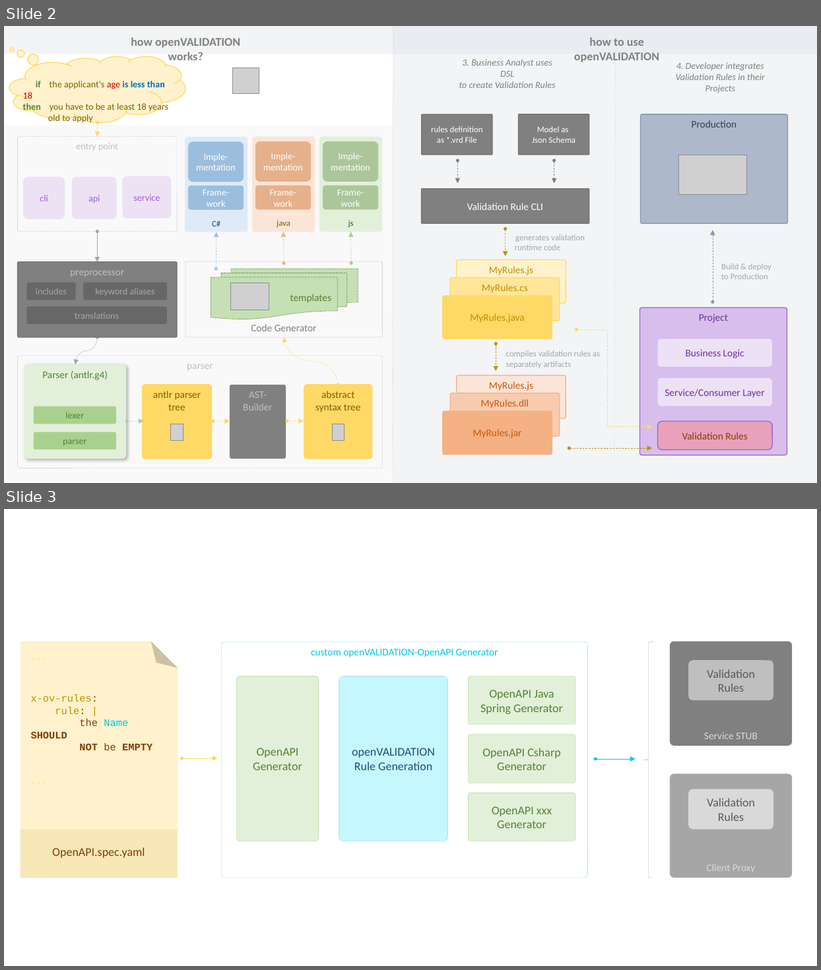
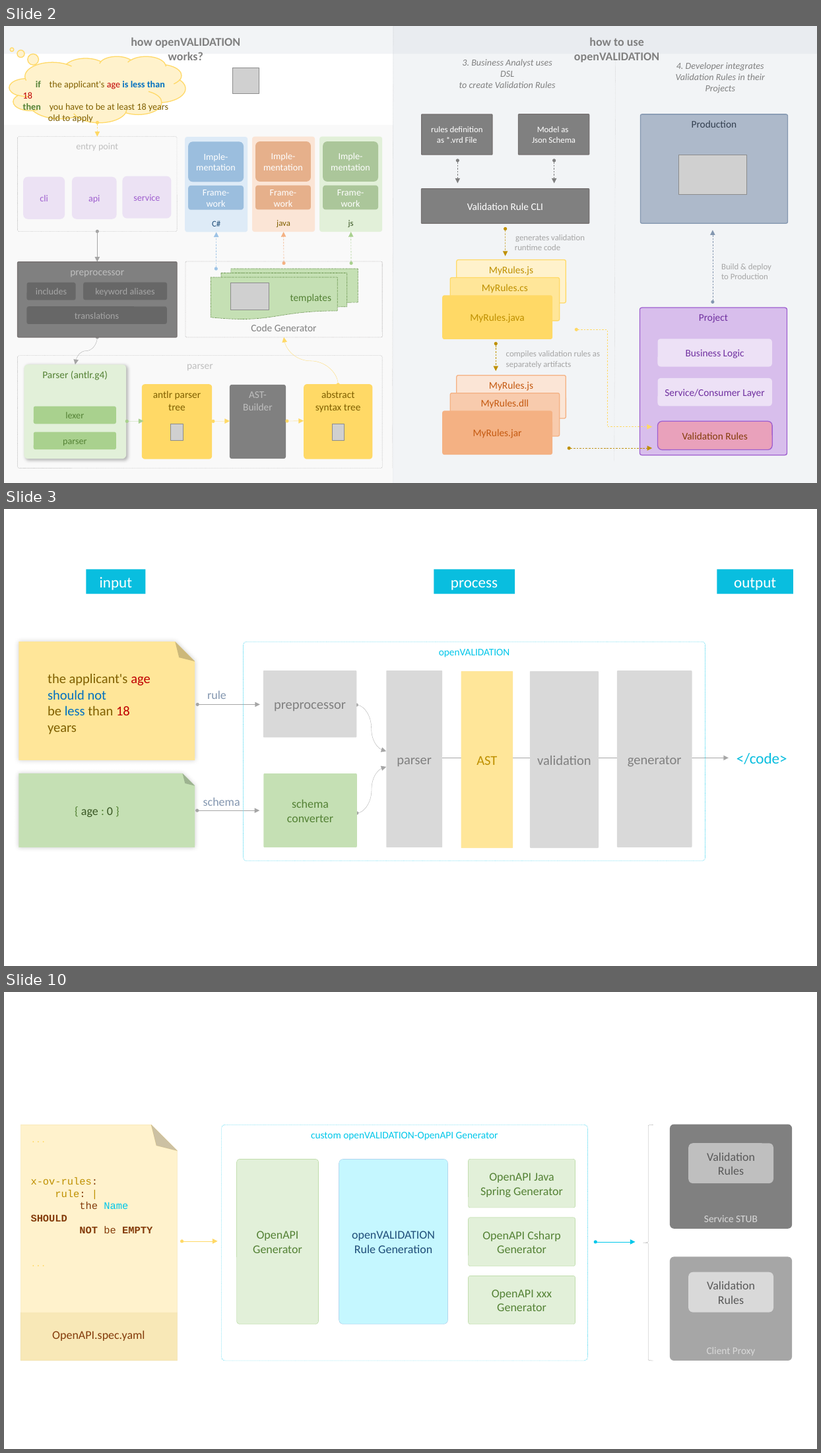
Before and after one commit to openvalidation/openvalidation, a slide deck: docs/ci/Architecture.pptx. Shown one above the other, each under a label of ours: slides 2 and 3 before the commit, slides 2, 3 and 10 after it; the slides between them are not shown. The pictures are 821x970 and 821x1453 pixels, drawn with LibreOffice and Linux fonts; fonts in the diff are those of the drawing; grey boxes stand for pictures. Boxes give left, top, right and bottom in pixels: in the first picture for what was removed or moved away, otherwise in the second. Text is boxed around its words. In the diff, an @@ line names an element or a change of style, - is before the commit and + after.

```diff
--- a/docs/ci/Architecture.pptx
+++ b/docs/ci/Architecture.pptx
@@ slide 3 added at box(4, 509, 817, 966), background #FFFFFF @@
@@ rectangle added at box(86, 569, 146, 593), fill #09BEDF, 18 pt, text #FFFFFF @@
+input
@@ rectangle added at box(434, 569, 516, 593), fill #09BEDF, 18 pt, text #FFFFFF @@
+process
@@ rectangle added at box(717, 569, 793, 593), fill #09BEDF, 18 pt, text #FFFFFF @@
+output
@@ folded corner added at box(19, 642, 195, 760), fill #FFE699 @@
@@ text added at box(48, 674, 150, 735), 16 pt, text #806000 @@
+the applicant's age should not
+be less than 18 years
@@ group added at box(244, 642, 706, 861): 7 rounded rectangles @@
+preprocessor
+openVALIDATION
+parser
+generator
+AST
+schema
+converter
+validation
@@ double arrow added from (197, 705) to (260, 705), #A6A6A6 0.25 pt @@
@@ text added at box(207, 691, 226, 699), 14 pt, text #8497B0 @@
+rule
@@ curved double arrow added from (356, 705) to (386, 752), #A6A6A6 0.25 pt @@
@@ double arrow added from (398, 758) to (729, 758), #A6A6A6 0.25 pt @@
@@ text added at box(737, 753, 787, 764), 18 pt, text #09BEDF @@
+</code>
@@ folded corner added at box(19, 774, 195, 848), fill #C5E0B4 @@
@@ curved double arrow added from (357, 813) to (386, 767), #A6A6A6 0.25 pt @@
@@ text added at box(203, 797, 240, 806), 14 pt, text #8497B0 @@
+schema
@@ text added at box(81, 807, 113, 817), 14 pt, text #385723 @@
+{ age : 0 }
@@ double arrow added from (197, 811) to (259, 811), #A6A6A6 0.25 pt @@
@@ what was slide 3 is now slide 10 @@
```
Also in this commit, not shown: 17 other slides added, 1 other file.
